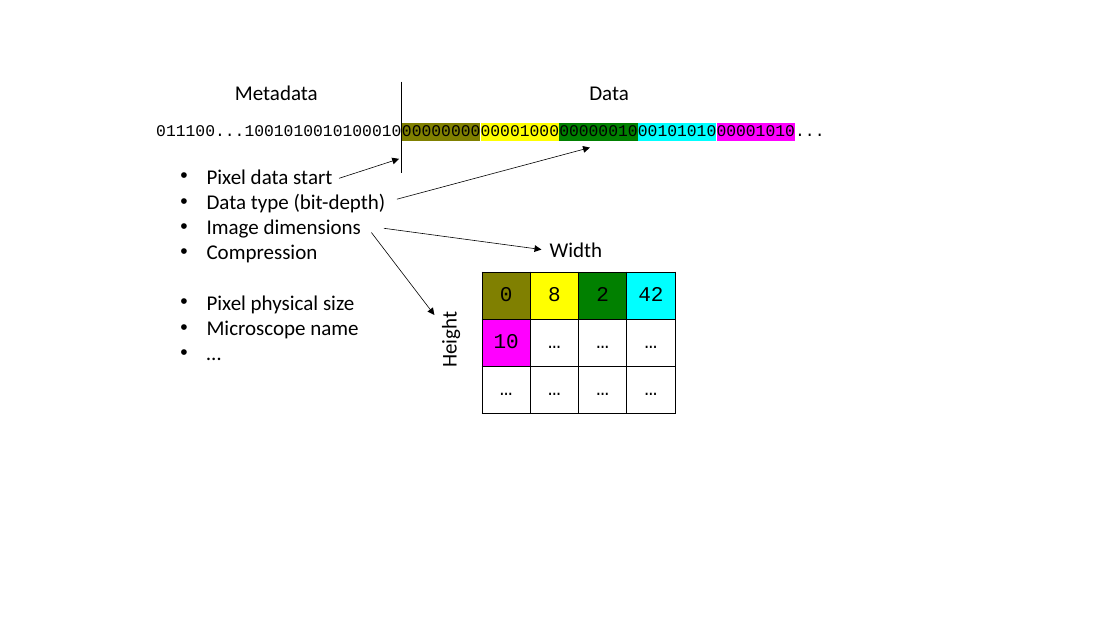
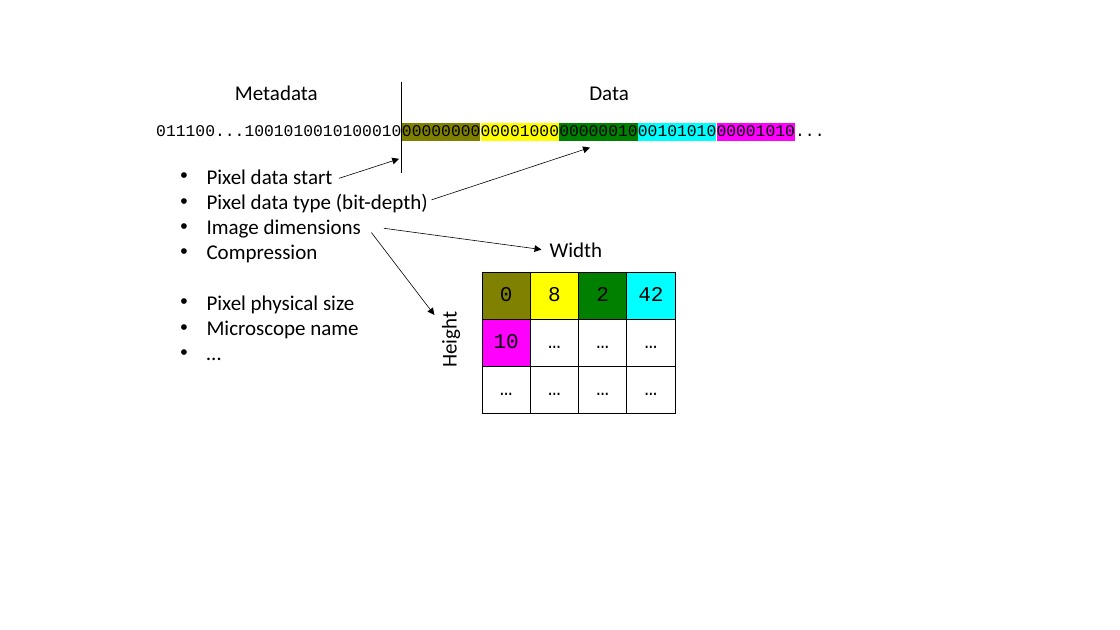
Before and after one commit to NEUBIAS/training-resources, a slide deck: slide 3 of figures/resources/image_file_formats.pptx. Drawn at 1120x630 pixels with LibreOffice and Linux fonts; fonts in the diff are those of the drawing. Boxes give left, top, right and bottom in pixels: in the first picture for what was removed or moved away, otherwise in the second. Text is boxed around its words. In the diff, an @@ line names an element or a change of style, - is before the commit and + after.

Commit message:
Improve image data formats figures

```diff
--- a/figures/resources/image_file_formats.pptx
+++ b/figures/resources/image_file_formats.pptx
@@ arrow moved from (397, 199) - (590, 148) to (432, 200) - (590, 148) @@
@@ text at (x1=207, y1=194, x2=428, y2=213): text changed @@
-• Data type (bit-depth)
+• Pixel data type (bit-depth)
```
Also in this commit, not shown: 6 other files.
